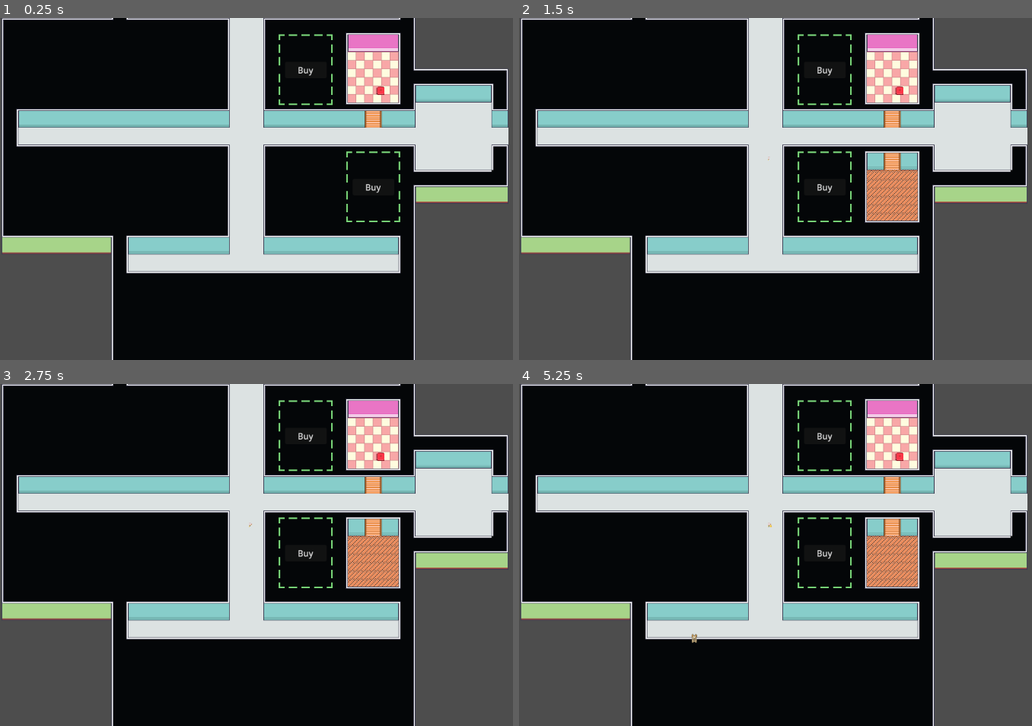
Above: before the commit, frames 1-4 (two rows, left to right).
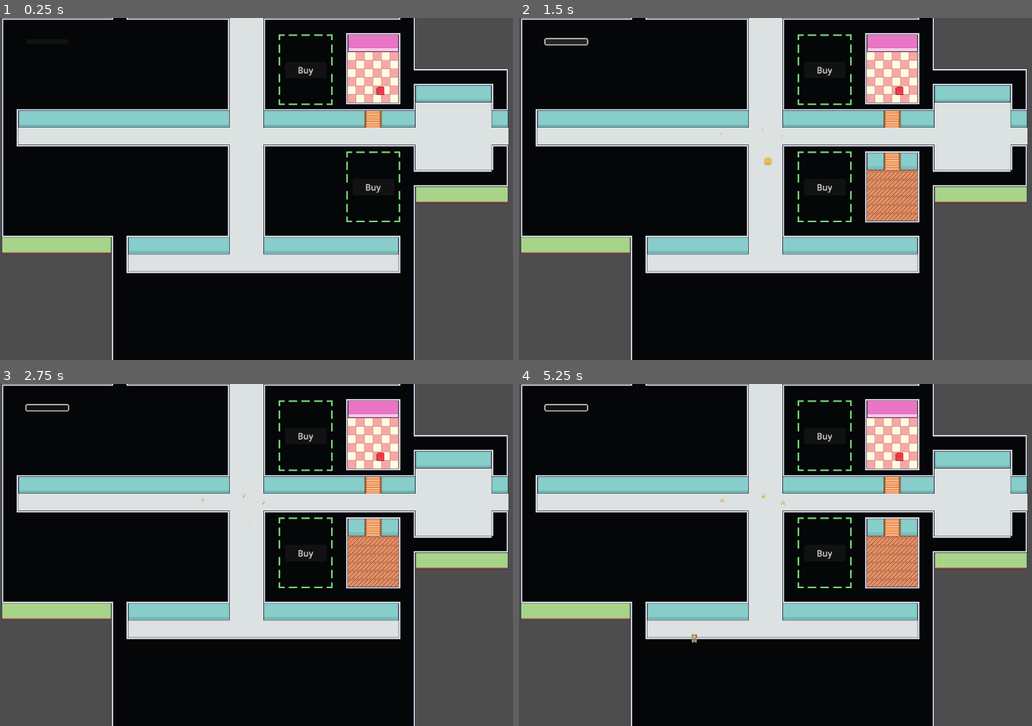
Above: after the commit, the same moments.

Repository: Tausva/DogShelter
Game: Godot game, scene res://scenes/MartiumTest/martium_test_scene.tscn
Two runs of this game, one before a commit and one after it. Both use one fixed random seed, a clock stepped at 60 frames per second and the inputs below.
Inputs (mouse positions are in pixels of both pictures, inside the frame that each line leads up to):
- Up to frame 1 (0.25 s): no input
- Up to frame 2 (1.5 s): click "Buy" at 0.5 s; click (565, 41) at 1.27 s
- Up to frame 3 (2.75 s): tap Enter at 2 s; move the mouse to (436, 537) at 2.02 s; hold D (Right) from 2.03 s (still down); click (436, 537) at 2.17 s
- Up to frame 4 (5.25 s): release D (Right) at 2.75 s; tap Space at 2.75, 4.25 s; drag from (703, 572) to (955, 537) at 2.77 s; tap Enter at 3.5, 5 s; move the mouse to (883, 479) at 3.52 s; hold D (Right) 3.53-4.25 s; drag from (790, 623) to (893, 435) at 4.27 s; move the mouse to (1006, 606) at 5.02 s; hold A (Left) from 5.03 s (still down)

The runs differ from the first frame. In frame 2, 0.2% of the frame differs, in the area x 4-52%, y 5-43%; in frame 3, 0.1%; in frame 4, 0.1%.

Commit message:
in progress

Diff:
--- a/game_manager.gd
+++ b/game_manager.gd
@@ -1,6 +1,7 @@
 extends Node
 
 var total_funds: int = 0
+var happy_metric_value: int = 0
 
 func add_funds(amount: int):
 	total_funds += amount
@@ -12,3 +13,10 @@
 
 func spend_funds(price: int):
 	total_funds = total_funds - price
+
+
+func add_happy(isHappy: bool, value: int):
+	if isHappy:
+		happy_metric_value += value
+	else:
+		happy_metric_value -= value
--- a/project.godot
+++ b/project.godot
@@ -15,12 +15,13 @@
 config/features=PackedStringArray("4.3", "Mobile")
 config/icon="res://icon.svg"
 
+[autoload]
+
+GameManager="*res://game_manager.gd"
+
 [global_group]
 
 camera=""
-[autoload]
-
-GameManager="*res://game_manager.gd"
 
 [input]
 
--- /dev/null
+++ b/scenes/MartiumTest/martium_test_scene.gd
@@ -0,0 +1,17 @@
+extends Node2D
+@onready var happy = $"Happyness Component"
+@onready var happy_button = $Button
+
+# Called when the node enters the scene tree for the first time.
+func _ready() -> void:
+	happy_button.pressed.connect(_on_button_pressed)
+	pass # Replace with function body.
+
+
+# Called every frame. 'delta' is the elapsed time since the previous frame.
+func _process(delta: float) -> void:
+	pass
+
+
+func _on_button_pressed() -> void:
+	happy.is_happy = !happy.is_happy
--- a/scenes/MartiumTest/martium_test_scene.tscn
+++ b/scenes/MartiumTest/martium_test_scene.tscn
@@ -1,13 +1,16 @@
-[gd_scene load_steps=5 format=3 uid="uid://bwopiytt2dth5"]
+[gd_scene load_steps=6 format=3 uid="uid://bwopiytt2dth5"]
 
+[ext_resource type="Script" path="res://scenes/MartiumTest/martium_test_scene.gd" id="1_sbyj4"]
 [ext_resource type="PackedScene" uid="uid://cjnhjj8fcmihv" path="res://scenes/cursor/cursor.tscn" id="2_ar4kh"]
 [ext_resource type="PackedScene" uid="uid://c4udinlll0vf8" path="res://scenes/shelter/shelter.tscn" id="3_qnhgq"]
 [ext_resource type="PackedScene" uid="uid://nck7rxri5mp8" path="res://scenes/DogSpawTimer/dog_spawn_timer.tscn" id="3_xsrpf"]
 [ext_resource type="PackedScene" uid="uid://cyoa84fg3cv5m" path="res://scenes/components/happyness_component/happyness_component.tscn" id="4_uu3u0"]
 
 [node name="MartiumTestScene" type="Node2D"]
+script = ExtResource("1_sbyj4")
 
 [node name="cursor" parent="." instance=ExtResource("2_ar4kh")]
+visible = false
 
 [node name="DogSpawnTimer" parent="." instance=ExtResource("3_xsrpf")]
 position = Vector2(132, 132)
@@ -17,3 +20,18 @@
 
 [node name="Happyness Component" parent="." instance=ExtResource("4_uu3u0")]
 position = Vector2(464, 263)
+
+[node name="Happyness Component2" parent="." instance=ExtResource("4_uu3u0")]
+position = Vector2(374, 216)
+
+[node name="Happyness Component3" parent="." instance=ExtResource("4_uu3u0")]
+position = Vector2(489, 221)
+
+[node name="Happyness Component4" parent="." instance=ExtResource("4_uu3u0")]
+position = Vector2(452, 208)
+
+[node name="Button" type="Button" parent="."]
+offset_left = 50.0
+offset_top = 40.0
+offset_right = 129.0
+offset_bottom = 50.0
--- a/scenes/components/happyness_component/happyness_component.gd
+++ b/scenes/components/happyness_component/happyness_component.gd
@@ -2,7 +2,6 @@
 
 @onready var progress_bar = $HappyProgressBar
 @onready var happy_progress_timer = $HappyProgressTimer
-@onready var is_happy_check_timer = $IsHappyCheckTimer
 @onready var angry_image = $AngryImage
 
 @export var is_happy = true
@@ -13,7 +12,6 @@
 func _ready() -> void:
 	progress_bar.value = 0
 	happy_progress_timer.timeout.connect(_on_happy_progress_timer_timeout)
-	is_happy_check_timer.timeout.connect(_on_is_happy_check_timer_timeout)
 	progress_bar.mouse_filter = Control.MOUSE_FILTER_STOP
 	progress_bar.gui_input.connect(_on_progress_bar_clicked)
 	happy_progress_timer.start()
@@ -33,16 +31,9 @@
 	elif is_happy:
 		progress_bar.show()
 	else:
-		is_happy_check_timer.start()
 		progress_bar.value = 0
 		progress_bar.hide()
 		angry_image.show()
-
-
-func _on_is_happy_check_timer_timeout():
-	if is_happy and happy_progress_timer.is_stopped():
-		happy_progress_timer.start()
-		is_happy_check_timer.stop()
 
 
 func _on_progress_bar_clicked(event: InputEvent):
--- a/scenes/components/happyness_component/happyness_component.tscn
+++ b/scenes/components/happyness_component/happyness_component.tscn
@@ -17,9 +17,6 @@
 [node name="HappyProgressTimer" type="Timer" parent="."]
 wait_time = 0.2
 
-[node name="IsHappyCheckTimer" type="Timer" parent="."]
-wait_time = 3.0
-
 [node name="AngryImage" type="Sprite2D" parent="."]
 position = Vector2(8, 8)
 texture = ExtResource("2_c3lwg")
--- /dev/null
+++ b/scenes/components/overall_happyness_component/overall_happyness_component.gd
@@ -0,0 +1,19 @@
+extends Node2D
+
+@onready var is_happy_timer = $IsHappyTimer
+
+
+# Called when the node enters the scene tree for the first time.
+func _ready() -> void:
+	is_happy_timer.timeout.connect(_on_happy_timer_timeout)
+	is_happy_timer.start()
+	pass # Replace with function body.
+
+
+# Called every frame. 'delta' is the elapsed time since the previous frame.
+func _process(delta: float) -> void:
+	pass
+
+
+func _on_happy_timer_timeout():
+	pass
--- /dev/null
+++ b/scenes/components/overall_happyness_component/overall_happyness_component.tscn
@@ -0,0 +1,8 @@
+[gd_scene load_steps=2 format=3 uid="uid://cvxcoja7ghjj3"]
+
+[ext_resource type="Script" path="res://scenes/components/overall_happyness_component/overall_happyness_component.gd" id="1_su7q5"]
+
+[node name="OverallHappynessComponent" type="Node2D"]
+script = ExtResource("1_su7q5")
+
+[node name="IsHappyTimer" type="Timer" parent="."]
